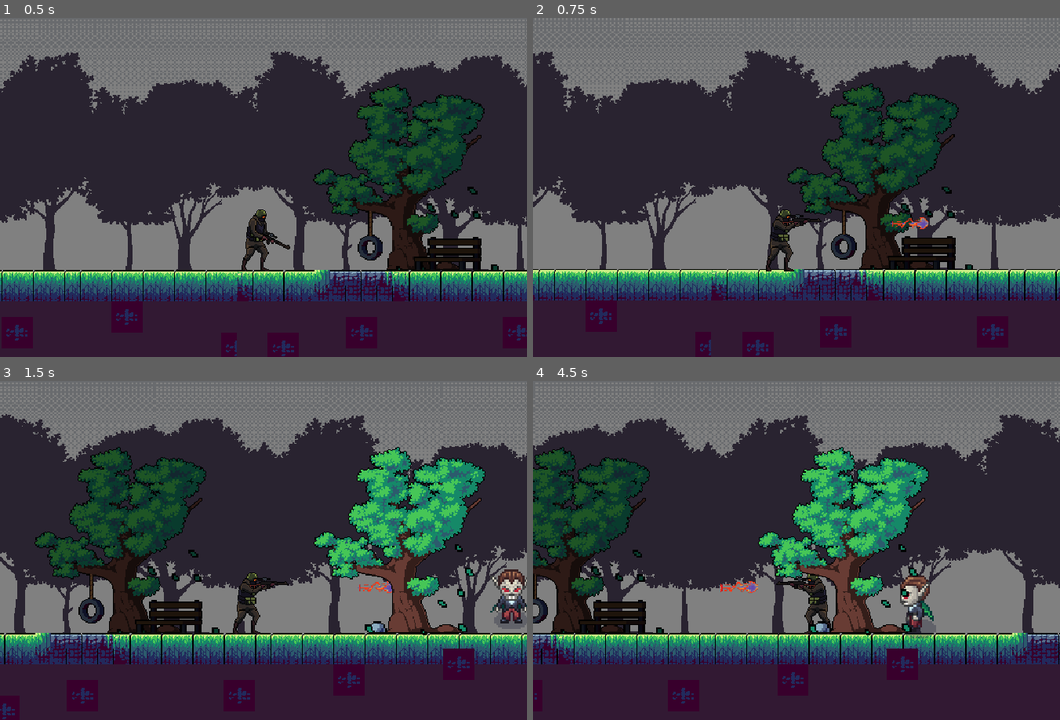
Above: before the commit, frames 1-4 (two rows, left to right).
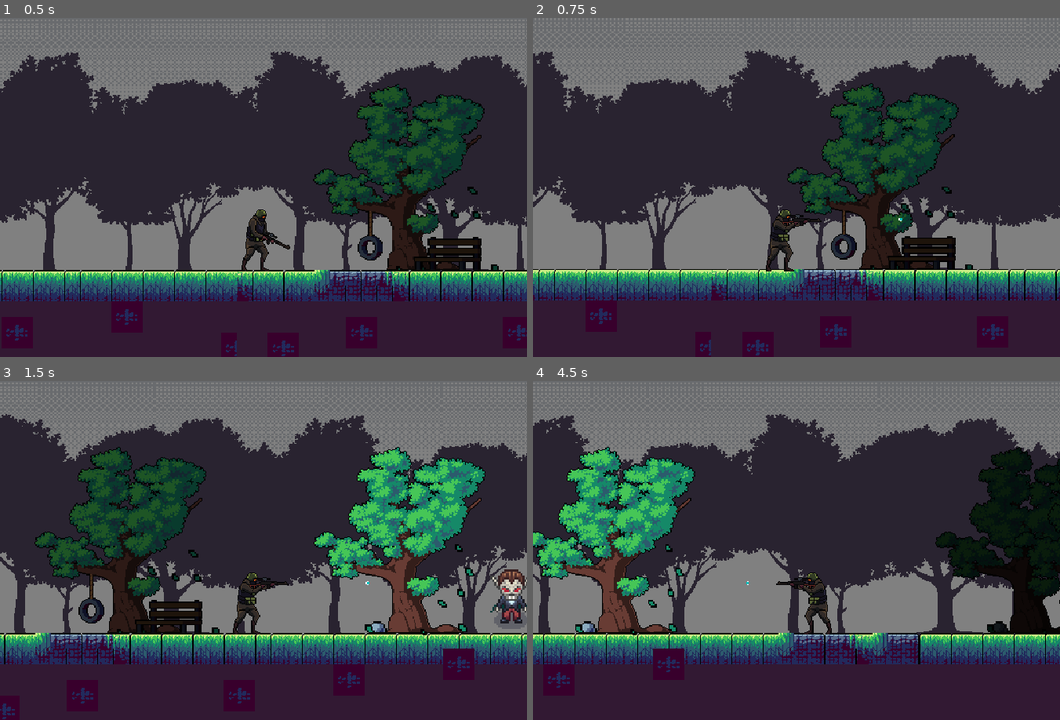
Above: after the commit, the same moments.

Repository: Elkhen-sketch/Shooter
Game: Godot game, scene res://Test _level/level.tscn
Same seed, same stepped clock (60 frames per second), same inputs: the game is played once before the commit and once after it. This scene is started directly instead of the project's main scene.
Inputs:
- Up to frame 1 (0.5 s): no input
- Up to frame 2 (0.75 s): tap Enter at 0.5 s; hold D (move_right) from 0.53 s (still down); tap S (shoot) at 0.6 s
- Up to frame 3 (1.5 s): keep holding D (move_right); tap Space (Jump) at 0.77 s; tap S (shoot) at 1.35 s
- Up to frame 4 (4.5 s): tap Space (Jump) at 1.52, 3.02, 3.77 s; release D (move_right) at 2.03 s; hold A (move_left) 2.03-2.78 s; tap S (shoot) every 0.75 s from 2.1 to 4.35 s; hold D (move_right) 2.78-4.28 s; hold A (move_left) from 4.28 s (still down)

Frame 1 is identical in both runs. In frame 2, 0.1% of the frame differs, in the area x 67-76%, y 58-63%; in frame 3, 0.1%; in frame 4, 44%, in the area x 0-100%, y 9-98%.

Commit message:
added enemy dying script

Diff:
--- /dev/null
+++ b/Enemies/enemy_death_effect.gd
@@ -0,0 +1,5 @@
+extends AnimatedSprite2D
+
+
+func _on_timer_timeout() -> void:
+	queue_free()
--- /dev/null
+++ b/Enemies/enemy_death_effect.tscn
@@ -0,0 +1,65 @@
+[gd_scene load_steps=8 format=3 uid="uid://c40adkiow51nq"]
+
+[ext_resource type="Texture2D" uid="uid://xvbws7iikthd" path="res://Enemies/Vampires1_Death_full.png" id="1_nnhqm"]
+[ext_resource type="Script" uid="uid://e42xdx37lky3" path="res://Enemies/enemy_death_effect.gd" id="2_ulkou"]
+
+[sub_resource type="AtlasTexture" id="AtlasTexture_1cyrk"]
+atlas = ExtResource("1_nnhqm")
+region = Rect2(448, 0, 64, 64)
+
+[sub_resource type="AtlasTexture" id="AtlasTexture_tvrhy"]
+atlas = ExtResource("1_nnhqm")
+region = Rect2(512, 0, 64, 64)
+
+[sub_resource type="AtlasTexture" id="AtlasTexture_lplpl"]
+atlas = ExtResource("1_nnhqm")
+region = Rect2(576, 0, 64, 64)
+
+[sub_resource type="AtlasTexture" id="AtlasTexture_p1urv"]
+atlas = ExtResource("1_nnhqm")
+region = Rect2(640, 0, 64, 64)
+
+[sub_resource type="SpriteFrames" id="SpriteFrames_6chms"]
+animations = [{
+"frames": [],
+"loop": true,
+"name": &"default",
+"speed": 5.0
+}, {
+"frames": [{
+"duration": 1.0,
+"texture": SubResource("AtlasTexture_1cyrk")
+}, {
+"duration": 1.0,
+"texture": SubResource("AtlasTexture_tvrhy")
+}, {
+"duration": 1.0,
+"texture": SubResource("AtlasTexture_lplpl")
+}, {
+"duration": 1.0,
+"texture": SubResource("AtlasTexture_p1urv")
+}, {
+"duration": 1.0,
+"texture": null
+}],
+"loop": false,
+"name": &"enemy_death",
+"speed": 12.0
+}]
+
+[node name="enemyDeathEffect" type="AnimatedSprite2D"]
+position = Vector2(8, -24)
+scale = Vector2(2.37109, 2.42188)
+sprite_frames = SubResource("SpriteFrames_6chms")
+animation = &"enemy_death"
+autoplay = "enemy_death"
+frame = 4
+frame_progress = 1.0
+script = ExtResource("2_ulkou")
+
+[node name="Timer" type="Timer" parent="."]
+wait_time = 2.0
+one_shot = true
+autostart = true
+
+[connection signal="timeout" from="Timer" to="." method="_on_timer_timeout"]
--- a/Enemies/enemyvam.gd
+++ b/Enemies/enemyvam.gd
@@ -2,8 +2,9 @@
 @export var patrol_points : Node
 @export var speed : int = 1500
 @export var wait_time : int = 3
-
+var health_amount : int = 3
 @onready var animated_sprite_2d = $AnimatedSprite2D
+var enemy_death_effect = preload("res://Enemies/enemy_death_effect.tscn")
 
 const GRAVITY = 1000
 
@@ -15,6 +16,7 @@
 var current_point : Vector2
 var current_point_position : int
 var can_walk : bool
+
 @onready var timer = $Timer
 
 func _ready():
@@ -81,5 +83,15 @@
 
 
 
-func _on_hurtbox_area_entered(area: Area2D) -> void:
+func _on_hurtbox_area_entered(area: Area2D):
 	print ("Hurt box area entered")
+	if area.get_parent().has_method("get_damage_amount"):
+		var node = area.get_parent()
+		health_amount -= node.get_damage_amount()
+		print("Health amount: ", health_amount)
+
+		if health_amount <= 0:
+			var enemy_death_effect_instance = enemy_death_effect.instantiate()
+			enemy_death_effect_instance.global_position = to_global(Vector2.ZERO)
+			get_tree().current_scene.add_child(enemy_death_effect_instance)
+			queue_free()
--- a/Enemies/enemyvam.tscn
+++ b/Enemies/enemyvam.tscn
@@ -119,7 +119,7 @@
 autostart = true
 
 [node name="Hurtbox" type="Area2D" parent="."]
-collision_layer = 5
+collision_layer = 4
 collision_mask = 2
 
 [node name="CollisionShape2D" type="CollisionShape2D" parent="Hurtbox"]
--- /dev/null
+++ b/Player/bulletimpacteffect.tscn
@@ -0,0 +1,57 @@
+[gd_scene load_steps=8 format=3 uid="uid://beba7p0sf7ln8"]
+
+[ext_resource type="Texture2D" uid="uid://cjfharm6krw2e" path="res://Player/umpact.png" id="1_16qdv"]
+[ext_resource type="Script" uid="uid://dbw0a8vsj6c2v" path="res://bulletimpacteffect.gd" id="2_agccf"]
+
+[sub_resource type="AtlasTexture" id="AtlasTexture_bicuh"]
+atlas = ExtResource("1_16qdv")
+region = Rect2(0, 0, 39, 38)
+
+[sub_resource type="AtlasTexture" id="AtlasTexture_jkjxn"]
+atlas = ExtResource("1_16qdv")
+region = Rect2(39, 0, 39, 38)
+
+[sub_resource type="AtlasTexture" id="AtlasTexture_6agcn"]
+atlas = ExtResource("1_16qdv")
+region = Rect2(78, 0, 39, 38)
+
+[sub_resource type="AtlasTexture" id="AtlasTexture_mmxfi"]
+atlas = ExtResource("1_16qdv")
+region = Rect2(117, 0, 39, 38)
+
+[sub_resource type="SpriteFrames" id="SpriteFrames_bwmwb"]
+animations = [{
+"frames": [{
+"duration": 1.0,
+"texture": SubResource("AtlasTexture_bicuh")
+}, {
+"duration": 1.0,
+"texture": SubResource("AtlasTexture_jkjxn")
+}, {
+"duration": 1.0,
+"texture": SubResource("AtlasTexture_6agcn")
+}, {
+"duration": 1.0,
+"texture": SubResource("AtlasTexture_mmxfi")
+}, {
+"duration": 1.0,
+"texture": null
+}],
+"loop": false,
+"name": &"default",
+"speed": 12.0
+}]
+
+[node name="Bulletimpacteffect" type="AnimatedSprite2D"]
+position = Vector2(1, 2)
+sprite_frames = SubResource("SpriteFrames_bwmwb")
+frame = 4
+frame_progress = 1.0
+script = ExtResource("2_agccf")
+
+[node name="Timer" type="Timer" parent="."]
+wait_time = 0.4
+one_shot = true
+autostart = true
+
+[connection signal="timeout" from="Timer" to="." method="_on_timer_timeout"]
--- a/Player/player.gd
+++ b/Player/player.gd
@@ -1,6 +1,6 @@
 extends CharacterBody2D
-
-var bullet = preload("res://bullet.tscn")
+"res://bullet/bullet.tscn"
+var bullet = preload("res://bullet/bullet.tscn")
 
 @onready var animated_sprite_2d: AnimatedSprite2D = $AnimatedSprite2D
 @onready var muzzle: Marker2D = $Muzzle
@@ -39,7 +39,7 @@
 
 	move_and_slide()
 	player_animations()
-	print("State: ", State.keys()[current_state])
+	#print("State: ", State.keys()[current_state])
 
 func player_falling(delta):
 	if !is_on_floor():
--- a/Player/player.tscn
+++ b/Player/player.tscn
@@ -272,4 +272,4 @@
 shape = SubResource("CapsuleShape2D_gpjlu")
 
 [node name="Muzzle" type="Marker2D" parent="."]
-position = Vector2(34, -23)
+position = Vector2(25, -28)
--- a/bullet.gd
+++ /dev/null
@@ -1,24 +0,0 @@
-extends Node2D
-
-@onready var sprite = $Sprite2D
-
-var speed := 800
-var direction := 1
-
-func _ready():
-	if sprite:
-		sprite.flip_h = direction < 0
-	else:
-		print("shot")
-
-func _physics_process(delta):
-	position.x += direction * speed * delta
-
-
-func _on_hitbox_area_entered(area: Area2D) -> void:
-	print("bullet area entered")
-
-
-
-func _on_hitbox_body_entered(body: Node2D) -> void:
-	print ("bullet body entered")
--- /dev/null
+++ b/bullet/bullet.gd
@@ -0,0 +1,40 @@
+extends Node2D
+
+@onready var sprite = $Sprite2D
+
+var bullet_impact_effect = preload("res://Player/bulletimpacteffect.tscn")
+
+var speed := 800
+var direction := 1
+var damage_amount : int = 1
+
+func _ready():
+	if sprite:
+		sprite.flip_h = direction < 0
+	else:
+		print("shot")
+
+func _physics_process(delta):
+	position.x += direction * speed * delta
+
+func _on_timer_timeout():
+	queue_free()
+
+func _on_hitbox_area_entered(area: Area2D) -> void:
+	print("bullet area entered")
+	bullet_impact()
+
+
+func _on_hitbox_body_entered(body: Node2D) -> void:
+	print ("bullet body entered")
+	bullet_impact()
+
+
+func get_damage_amount() -> int:
+	return damage_amount
+
+func bullet_impact():
+	var bullet_impact_effect_instance = bullet_impact_effect.instantiate() as Node2D
+	bullet_impact_effect_instance.global_position = global_position
+	get_parent().add_child(bullet_impact_effect_instance)
+	queue_free()
--- a/bullet.tscn
+++ b/bullet/bullet.tscn
@@ -1,15 +1,15 @@
 [gd_scene load_steps=7 format=3 uid="uid://bio0ua04b2gcp"]
 
-[ext_resource type="Texture2D" uid="uid://df7eqymqwmbcn" path="res://Player/_anim.png" id="1_v7oki"]
-[ext_resource type="Script" uid="uid://f2fcb231b8fw" path="res://bullet.gd" id="2_v8qja"]
+[ext_resource type="Texture2D" uid="uid://m33ri3f4fr25" path="res://bullet/bullet_ss.png" id="1_6wip1"]
+[ext_resource type="Script" uid="uid://f2fcb231b8fw" path="res://bullet/bullet.gd" id="2_v8qja"]
 
-[sub_resource type="AtlasTexture" id="AtlasTexture_v8qja"]
-atlas = ExtResource("1_v7oki")
-region = Rect2(0, 0, 111, 60)
+[sub_resource type="AtlasTexture" id="AtlasTexture_0qjqd"]
+atlas = ExtResource("1_6wip1")
+region = Rect2(0, 0, 39, 38)
 
-[sub_resource type="AtlasTexture" id="AtlasTexture_t4vbm"]
-atlas = ExtResource("1_v7oki")
-region = Rect2(111, 0, 111, 60)
+[sub_resource type="AtlasTexture" id="AtlasTexture_xvnxm"]
+atlas = ExtResource("1_6wip1")
+region = Rect2(39, 0, 39, 38)
 
 [sub_resource type="SpriteFrames" id="SpriteFrames_2b2rl"]
 animations = [{
@@ -20,26 +20,26 @@
 }, {
 "frames": [{
 "duration": 1.0,
-"texture": SubResource("AtlasTexture_v8qja")
+"texture": SubResource("AtlasTexture_0qjqd")
 }, {
 "duration": 1.0,
-"texture": SubResource("AtlasTexture_t4vbm")
+"texture": SubResource("AtlasTexture_xvnxm")
 }],
 "loop": true,
 "name": &"shot",
-"speed": 11.0
+"speed": 28.0
 }]
 
 [sub_resource type="CircleShape2D" id="CircleShape2D_v8qja"]
-radius = 40.5577
+radius = 14.9423
 
 [node name="Bullet" type="AnimatedSprite2D"]
-position = Vector2(34, 8)
-scale = Vector2(0.468468, 0.516667)
+position = Vector2(27.9324, 0.591663)
+scale = Vector2(0.157311, 0.126755)
 sprite_frames = SubResource("SpriteFrames_2b2rl")
 animation = &"shot"
-frame = 1
-frame_progress = 0.917921
+autoplay = "shot"
+frame_progress = 0.8
 script = ExtResource("2_v8qja")
 
 [node name="Timer" type="Timer" parent="."]
--- /dev/null
+++ b/bulletimpacteffect.gd
@@ -0,0 +1,5 @@
+extends AnimatedSprite2D
+
+
+func _on_timer_timeout() -> void:
+	queue_free()
Binary file added: Enemies/Vampires1_Death_full.png
Not shown, added: Enemies/Vampires1_Death_full.png.import
Not shown, added: Enemies/enemy_death_effect.gd.uid
Binary file added: Player/umpact.png
Not shown, added: Player/umpact.png.import
Renamed: bullet.gd.uid -> bullet/bullet.gd.uid
Binary file added: bullet/bullet_ss.png
Not shown, added: bullet/bullet_ss.png.import
Not shown, added: bulletimpacteffect.gd.uid
